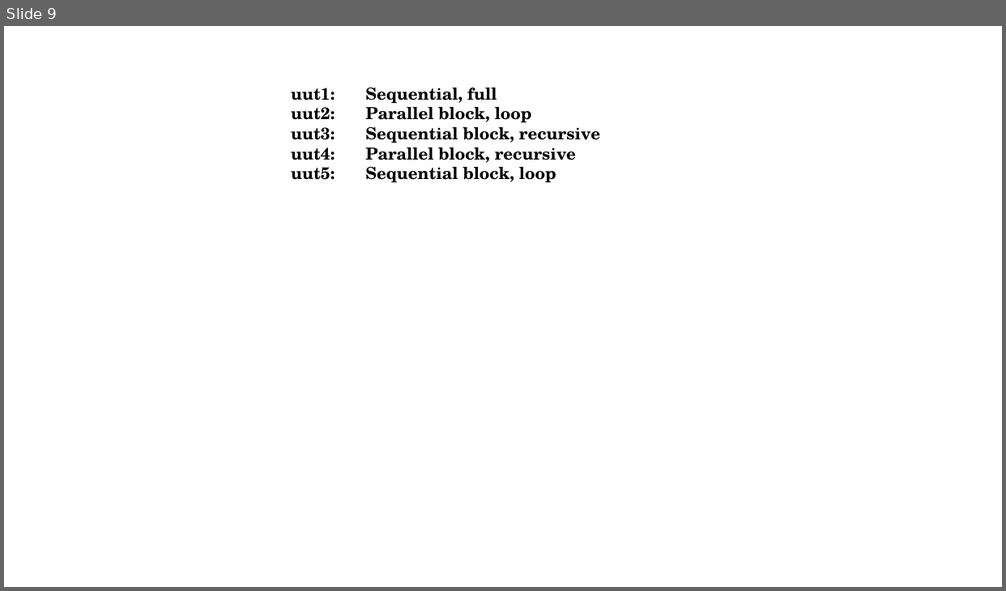
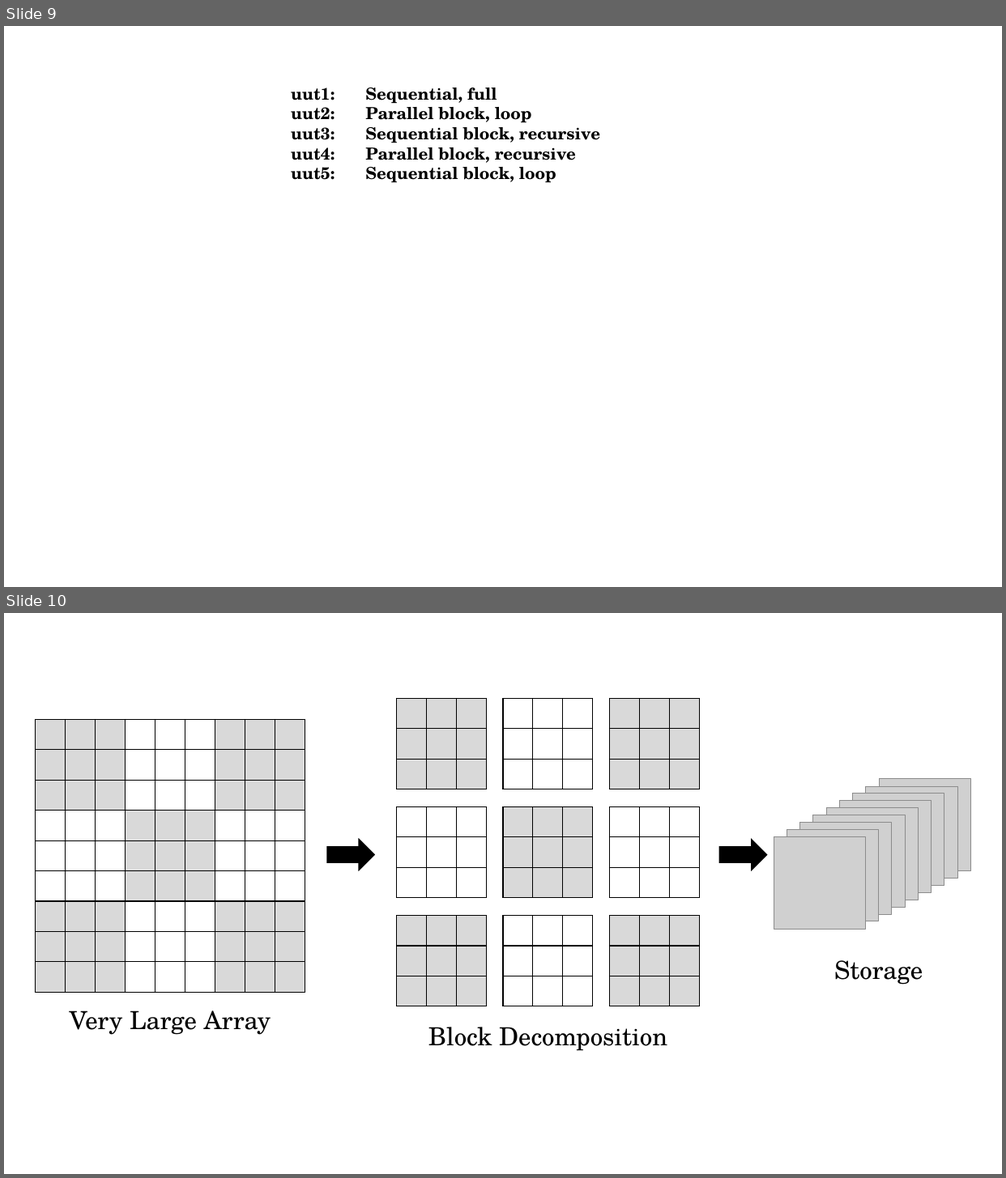
Before and after one commit to vtneil/bioinformatics-2110581, a slide deck: project/fig/classical_figs.pptx. Shown one above the other, each under a label of ours: slide 9 before the commit, slides 9 and 10 after it. The pictures are 1006x591 and 1006x1178 pixels, drawn with LibreOffice and Linux fonts; fonts in the diff are those of the drawing; grey boxes stand for pictures. Boxes give left, top, right and bottom in pixels: in the first picture for what was removed or moved away, otherwise in the second. Text is boxed around its words. In the diff, an @@ line names an element or a change of style, - is before the commit and + after.

```diff
--- a/project/fig/classical_figs.pptx
+++ b/project/fig/classical_figs.pptx
@@ slide 10 added at <box>4,613,1002,1174</box>, background #FFFFFF @@
@@ table added at <box>396,698,486,788</box>, 3 rows, 3 columns @@
+ |  | 
+ |  | 
+ |  | 
@@ table added at <box>503,698,593,788</box>, 3 rows, 3 columns @@
+ |  | 
+ |  | 
+ |  | 
@@ table added at <box>610,698,700,788</box>, 3 rows, 3 columns @@
+ |  | 
+ |  | 
+ |  | 
@@ table added at <box>36,719,305,989</box>, 9 rows, 9 columns @@
+ |  |  |  |  |  |  |  | 
+ |  |  |  |  |  |  |  | 
+ |  |  |  |  |  |  |  | 
+ |  |  |  |  |  |  |  | 
+ |  |  |  |  |  |  |  | 
+ |  |  |  |  |  |  |  | 
+ |  |  |  |  |  |  |  | 
+ |  |  |  |  |  |  |  | 
+ |  |  |  |  |  |  |  | 
@@ table added at <box>396,807,486,897</box>, 3 rows, 3 columns @@
+ |  | 
+ |  | 
+ |  | 
@@ table added at <box>503,807,593,897</box>, 3 rows, 3 columns @@
+ |  | 
+ |  | 
+ |  | 
@@ table added at <box>610,807,700,897</box>, 3 rows, 3 columns @@
+ |  | 
+ |  | 
+ |  | 
@@ right arrow added at <box>326,837,376,874</box>, fill #000000, outline #FFFFFF 1 pt @@
@@ right arrow added at <box>719,837,769,874</box>, fill #000000, outline #FFFFFF 1 pt @@
@@ group added at <box>774,779,971,929</box>: 9 pictures @@
@@ table added at <box>396,915,486,1005</box>, 3 rows, 3 columns @@
+ |  | 
+ |  | 
+ |  | 
@@ table added at <box>503,915,593,1005</box>, 3 rows, 3 columns @@
+ |  | 
+ |  | 
+ |  | 
@@ table added at <box>610,915,700,1005</box>, 3 rows, 3 columns @@
+ |  | 
+ |  | 
+ |  | 
@@ text added at <box>834,960,923,985</box>, 24 pt, text #000000 @@
+Storage
@@ text added at <box>70,1011,270,1035</box>, 24 pt, text #000000 @@
+Very Large Array
@@ text added at <box>428,1027,667,1051</box>, 24 pt, text #000000 @@
+Block Decomposition
```
Also in this commit, not shown: 1 slide changed, 1 other slide added, 4 other files.
